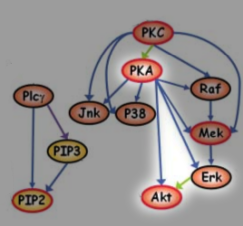
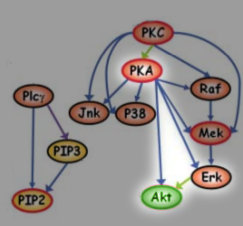
Before/after of a 243 × 226 layered artwork. What changed in the layer stack:
painted on "cyto_result.png" over [left=139, top=185, right=184, bottom=210]
